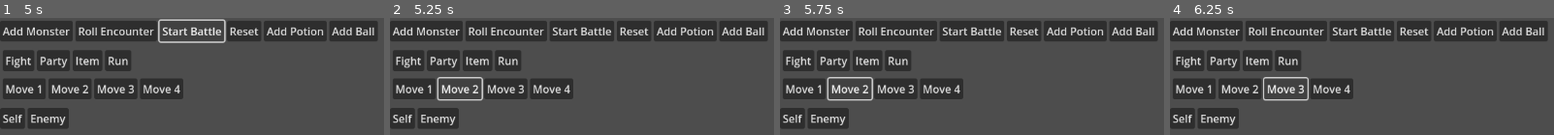
Above: before the commit, frames 1-4 (left to right).
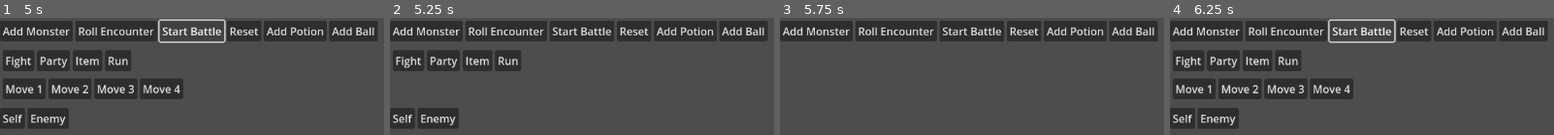
Above: after the commit, the same moments.

Repository: jevonsp/MonsterTamerRPG
Game: Godot game, scene res://scenes/test/testing.tscn
The game is run twice, just before and just after one commit, with the same random seed, the same clock (stepped at 60 frames per second) and the same inputs.
Inputs:
- Up to frame 1 (5 s): click "Add Monster" at 0.5 s; click "Roll Encounter" at 1.25 s; click "Reset" at 2 s; click "Start Battle" at 2.75 s; click "Move 1" at 3.5 s; click "Start Battle" at 4.25 s
- Up to frame 2 (5.25 s): click "Move 2" at 5 s
- Up to frame 3 (5.75 s): no input
- Up to frame 4 (6.25 s): click "Move 3" (after the commit: "Start Battle") at 5.75 s

Frame 1 is identical in both runs. In frame 2, 6.3% of the frame differs, in the area x 0-48%, y 50-72%; in frame 3, 14%, in the area x 0-48%, y 28-95%; in frame 4, 1.3%.
Error before the commit: Invalid access to property or key 'name' on a base object of type 'Nil'. (res://scenes/battle/battle.gd:32)
Error after the commit: Invalid access to property or key 'name' on a base object of type 'Nil'. (res://scenes/battle/battle.gd:34)

Commit message:
Switch Fixed + EXP Gain

Diff:
--- a/classes/battle/SwitchAction.gd
+++ b/classes/battle/SwitchAction.gd
@@ -55,6 +55,7 @@
 	# Update the active actor reference
 	if is_player_switch:
 		BattleManager.player_actor = party[0]
+		party[0].getting_exp = true
 	else:
 		BattleManager.enemy_actor = party[0]
 
--- a/resources/Monster.gd
+++ b/resources/Monster.gd
@@ -9,6 +9,7 @@
 
 var is_fainted: bool = false
 var capture_in_progress: bool = false
+var getting_exp: bool = false
 
 var max_hitpoints: int = 0
 var hitpoints: int = 0
@@ -66,7 +67,15 @@
 	while experience >= experience_to_level(level + 1):
 		levels_to_gain += 1
 		level += 1
-	EventBus.exp_changed.emit(old_exp, experience, levels_to_gain)
+	EventBus.exp_changed.emit(self, old_exp, experience, levels_to_gain)
+
+func grant_exp() -> int:
+	var is_getting_exp: int = 0
+	for monster in PartyManager.party:
+		if monster.getting_exp == true:
+			is_getting_exp += 1
+	var exp_yield = roundi((species.exp_value * level) / 7.0) * (1 / float(is_getting_exp))
+	return exp_yield
 
 func set_moves():
 	var available_moves = species.get_moves_for_lvl(level)
@@ -76,12 +85,17 @@
 	else:
 		moves = available_moves.duplicate()
 
+func add_move(move: Move):
+	if moves.size() == 4:
+		print("already have 4 moves, add case")
+	moves.append(move)
+
 func take_damage(amount: int):
 	var starting = hitpoints
 	if amount <= 0:
 		return
 	hitpoints -= amount
-	EventBus.health_changed.emit(starting, hitpoints)
+	EventBus.health_changed.emit(self, starting, hitpoints)
 	await EventBus.health_done_animating
 	await Engine.get_main_loop().process_frame
 	if hitpoints <= 0:
--- a/resources/MonsterData.gd
+++ b/resources/MonsterData.gd
@@ -3,6 +3,7 @@
 @export var name: String = ""
 @export var sprite: Texture2D
 @export_range(0, 255) var capture_rate = 200
+@export var exp_value: int = 50
 @export_subgroup("Base Stats")
 @export var base_hitpoints: int = 50
 @export var base_speed: int = 50
--- a/resources/monsters/Fox_McLeaf.tres
+++ b/resources/monsters/Fox_McLeaf.tres
@@ -1,7 +1,7 @@
 [gd_resource type="Resource" script_class="MonsterData" load_steps=4 format=3 uid="uid://pxtac13xygko"]
 
 [ext_resource type="Script" uid="uid://coff2nnisn6g2" path="res://resources/Move.gd" id="1_lxe2k"]
-[ext_resource type="Resource" uid="uid://yba5nj2cbh3b" path="res://resources/moves/slap.tres" id="2_cmk2l"]
+[ext_resource type="Resource" uid="uid://yba5nj2cbh3b" path="res://resources/moves/Slap.tres" id="2_cmk2l"]
 [ext_resource type="Script" uid="uid://cf7d81q2bjlj0" path="res://resources/MonsterData.gd" id="2_gautn"]
 
 [resource]
--- a/resources/monsters/Pistol_Shrimp.tres
+++ b/resources/monsters/Pistol_Shrimp.tres
@@ -1,7 +1,7 @@
 [gd_resource type="Resource" script_class="MonsterData" load_steps=4 format=3 uid="uid://bkcc35o5n7kil"]
 
 [ext_resource type="Script" uid="uid://coff2nnisn6g2" path="res://resources/Move.gd" id="1_3g2kv"]
-[ext_resource type="Resource" uid="uid://yba5nj2cbh3b" path="res://resources/moves/slap.tres" id="2_05o4f"]
+[ext_resource type="Resource" uid="uid://yba5nj2cbh3b" path="res://resources/moves/Slap.tres" id="2_05o4f"]
 [ext_resource type="Script" uid="uid://cf7d81q2bjlj0" path="res://resources/MonsterData.gd" id="2_s4koy"]
 
 [resource]
--- a/resources/monsters/Pyro_Badger.tres
+++ b/resources/monsters/Pyro_Badger.tres
@@ -1,7 +1,7 @@
 [gd_resource type="Resource" script_class="MonsterData" load_steps=4 format=3 uid="uid://drqip02v341yq"]
 
 [ext_resource type="Script" uid="uid://coff2nnisn6g2" path="res://resources/Move.gd" id="1_o31t0"]
-[ext_resource type="Resource" uid="uid://yba5nj2cbh3b" path="res://resources/moves/slap.tres" id="2_3ogrh"]
+[ext_resource type="Resource" uid="uid://yba5nj2cbh3b" path="res://resources/moves/Slap.tres" id="2_3ogrh"]
 [ext_resource type="Script" uid="uid://cf7d81q2bjlj0" path="res://resources/MonsterData.gd" id="2_t1w8q"]
 
 [resource]
--- /dev/null
+++ b/resources/moves/SuperSlam.tres
@@ -0,0 +1,16 @@
+[gd_resource type="Resource" script_class="Move" load_steps=5 format=3 uid="uid://cnlxnj1ieg8qa"]
+
+[ext_resource type="Script" uid="uid://dtjkewd51xovn" path="res://resources/MoveEffect.gd" id="1_b7d0j"]
+[ext_resource type="Script" uid="uid://c7mskybfegrie" path="res://resources/move_effects/DamageEffect.gd" id="2_fvt1j"]
+[ext_resource type="Script" uid="uid://coff2nnisn6g2" path="res://resources/Move.gd" id="2_uk7pf"]
+
+[sub_resource type="Resource" id="Resource_wggri"]
+script = ExtResource("2_fvt1j")
+base_power = 120
+metadata/_custom_type_script = "uid://c7mskybfegrie"
+
+[resource]
+script = ExtResource("2_uk7pf")
+name = "Super Slam"
+effects = Array[ExtResource("1_b7d0j")]([SubResource("Resource_wggri")])
+metadata/_custom_type_script = "uid://coff2nnisn6g2"
--- a/scenes/battle/battle.gd
+++ b/scenes/battle/battle.gd
@@ -15,6 +15,8 @@
 		EventBus.health_changed.connect(_on_health_changed)
 	if not EventBus.exp_changed.is_connected(_on_exp_changed):
 		EventBus.exp_changed.connect(_on_exp_changed)
+	if not EventBus.switch_animation.is_connected(_on_switch_animation):
+		EventBus.switch_animation.connect(_on_switch_animation)
 	if not EventBus.monster_fainted.is_connected(_on_monster_fainted):
 		EventBus.monster_fainted.connect(_on_monster_fainted)
 	if not EventBus.capture_shake.is_connected(_on_capture_shake):
@@ -45,7 +47,9 @@
 		_on_move_selected(move)
 
 func _on_button_2_pressed() -> void:
-	pass # Replace with function body.
+	if not player_actor.moves[0].chooses_targets:
+		var move = player_actor.moves[1]
+		_on_move_selected(move)
 
 func _on_button_3_pressed() -> void:
 	pass # Replace with function body.
@@ -111,6 +115,11 @@
 	await get_tree().create_timer(Settings.game_speed).timeout
 	EventBus.health_done_animating.emit()
 
+func _on_switch_animation(old: Monster, new: Monster) -> void:
+	print("old: ", old, " new: ", new)
+	await get_tree().create_timer(Settings.game_speed).timeout
+	EventBus.switch_done_animating.emit()
+
 func _on_exp_changed(_monster: Monster, _old: int, _new: int, _times: int) -> void:
 	print("do experience animation here")
 	await get_tree().create_timer(Settings.game_speed).timeout
--- a/scenes/test/testing.gd
+++ b/scenes/test/testing.gd
@@ -5,12 +5,16 @@
 var pyro_badger = preload("res://resources/monsters/Pyro_Badger.tres")
 var potion = preload("res://resources/items/Potion.tres")
 var ball = preload("res://resources/items/Ball.tres")
+var super_slam = preload("res://resources/moves/SuperSlam.tres")
 
 func _ready() -> void:
 	pass
 
 func _on_button_1_pressed() -> void:
 	PartyManager.make_monster(pistol_shrimp, 5)
+	var monster = PartyManager.party.back()
+	monster.add_move(super_slam)
+	print("added extra move: ", super_slam.name)
 
 func _on_button_2_pressed() -> void:
 	BattleManager.add_enemies([fox_mcleaf], [5])
--- a/singletons/BattleManager.gd
+++ b/singletons/BattleManager.gd
@@ -19,6 +19,9 @@
 
 var escape_attempts: int = 0
 var escaped: bool = false
+
+func _ready() -> void:
+	pass
 
 func add_enemies(monster_datas: Array[MonsterData], lvls: Array[int]) -> void:
 	if monster_datas.size() != lvls.size():
@@ -41,6 +44,7 @@
 	in_battle = true
 	print(PartyManager.party)
 	player_actor = PartyManager.get_first_alive()
+	player_actor.getting_exp = true
 	var battle_scene = battle.instantiate()
 	add_child(battle_scene)
 	battle_scene.setup_battle()
@@ -139,7 +143,12 @@
 	processing_turn = false
 
 func give_exp():
-	pass
+	var exp_to_give = enemy_actor.grant_exp()
+	print("exp_to_give: ", exp_to_give)
+	for monster in PartyManager.party:
+		if monster.getting_exp:
+			monster.gain_exp(exp_to_give)
+			await EventBus.exp_done_animating
 
 func check_victory():
 	var alive: int = 0
@@ -207,6 +216,7 @@
 	await EventBus.battle_switch
 	await get_tree().create_timer(Settings.game_speed).timeout
 	print("free switch complete")
+	update_battle_actors()
 
 func force_enemy_switch():
 	var next = get_next_enemy_monster()
@@ -218,6 +228,7 @@
 	await EventBus.battle_switch
 	await get_tree().create_timer(Settings.game_speed).timeout
 	print("free enemy switch complete")
+	update_battle_actors()
 
 func get_next_enemy_monster() -> int:
 	for i in range(enemy_party.size()):
@@ -225,11 +236,36 @@
 			return i
 	return -1
 
+func update_battle_actors() -> void:
+	var p1_temp = player_actor
+	var p2_temp = player_actor2
+	var e1_temp = enemy_actor
+	var e2_temp = enemy_actor2
+
+	if player_actor: player_actor = PartyManager.party[0]
+	if player_actor2: player_actor2 = PartyManager.party[1]
+	if enemy_actor: enemy_actor = enemy_party[0]
+	if enemy_actor2: enemy_actor2 = enemy_party[1]
+
+	var old: Monster
+	var new: Monster
+
+	for monster in [p1_temp, p2_temp, e1_temp, e2_temp]:
+		if monster not in [player_actor, player_actor2, enemy_actor, enemy_actor2]:
+			old = monster
+	for monster in [player_actor, player_actor2, enemy_actor, enemy_actor2]:
+		if monster not in [p1_temp, p2_temp, e1_temp, e2_temp]:
+			new = monster
+
+	EventBus.switch_animation.emit(old, new)
+
 func end_battle():
 	in_battle = false
 	escaped = false
 	for child in get_children():
 		child.queue_free()
+	for monster in PartyManager.party:
+		monster.getting_exp = false
 	enemy_party.clear()
 	print("enemy_party: ", enemy_party)
 	player_actor = null
--- a/singletons/EventBus.gd
+++ b/singletons/EventBus.gd
@@ -9,6 +9,8 @@
 
 signal health_changed(monster: Monster, old: int, new: int)
 signal health_done_animating
+
+signal exp_granted(amount: int)
 signal exp_changed(monster: Monster, old: int, new: int, times: int)
 signal exp_done_animating
 
@@ -20,7 +22,9 @@
 signal capture_animation(monster: Monster)
 signal capture_done_animating
 
+signal free_switch
 signal battle_switch
-signal free_switch
+signal switch_animation(out_monster: Monster, in_monster: Monster)
+signal switch_done_animating
 
 @warning_ignore_restore("unused_signal")
